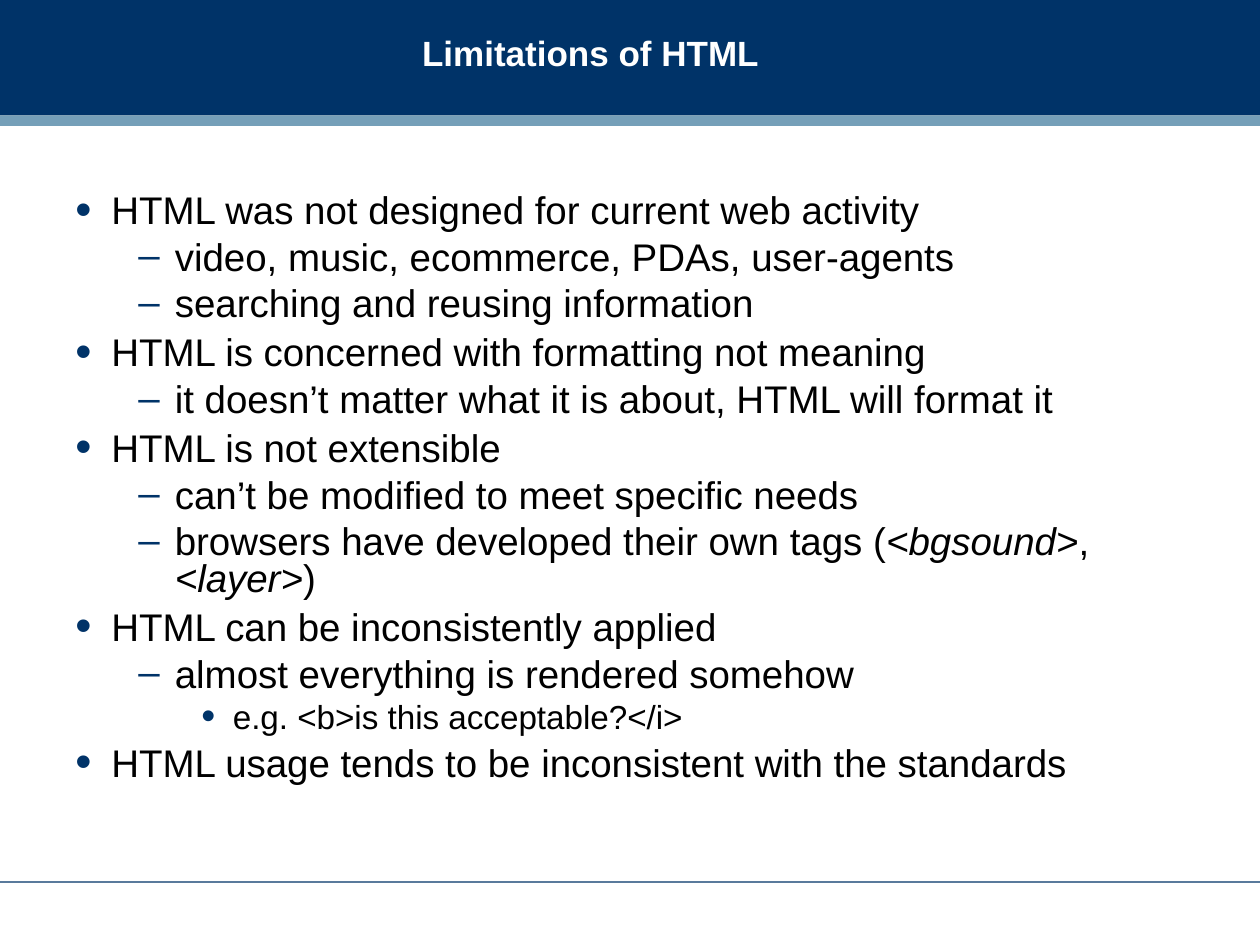
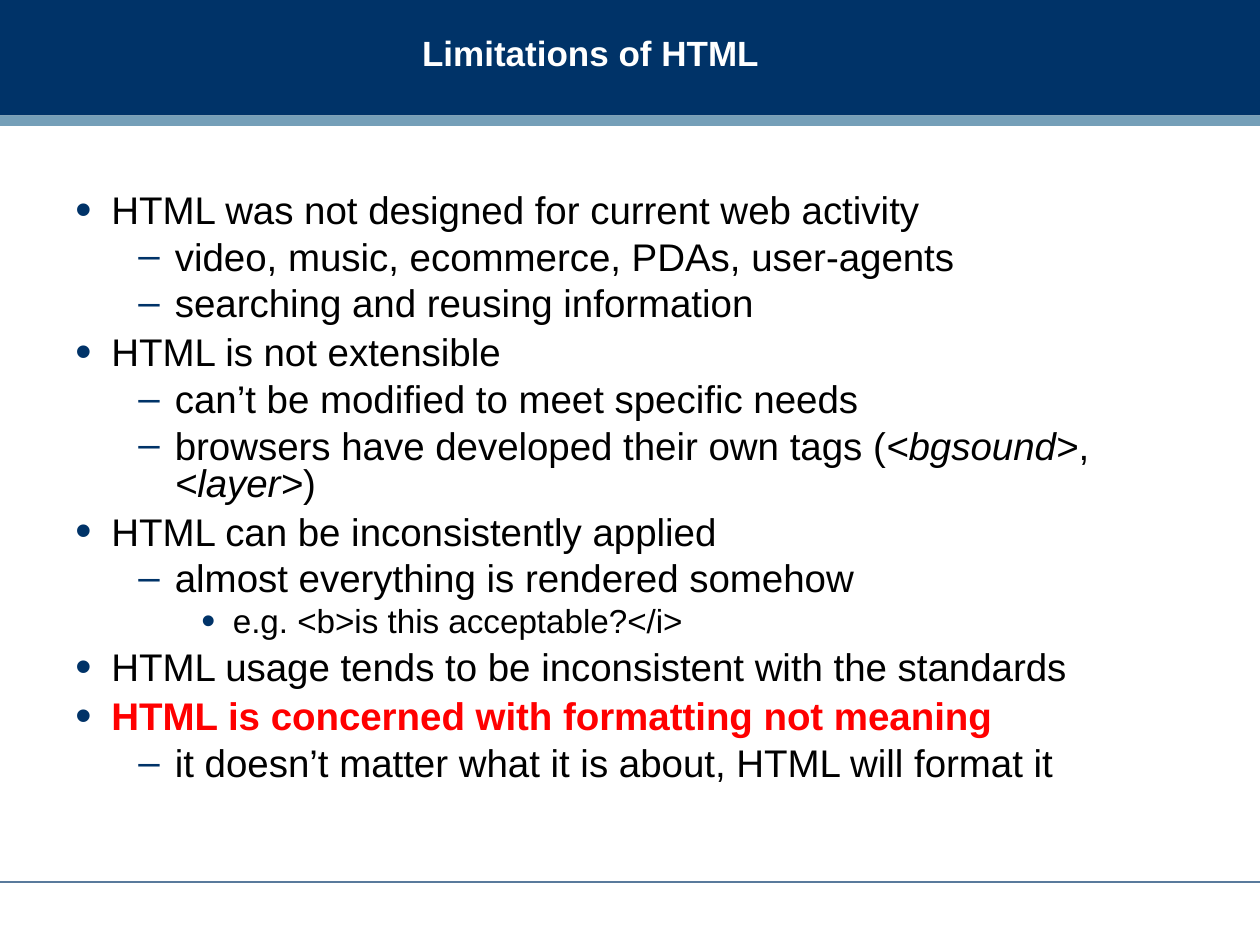
Before and after one commit to dreamind/ix, a slide deck: slide 3 of lectures/representing-data/xml.ppt. Drawn at 1260x945 pixels with LibreOffice and Linux fonts; fonts in the diff are those of the drawing; background and template pictures are left out. Boxes give left, top, right and bottom in pixels: in the first picture for what was removed or moved away, otherwise in the second. Text is boxed around its words. In the diff, an @@ line names an element or a change of style, - is before the commit and + after.

```diff
--- a/lectures/representing-data/xml.ppt
+++ b/lectures/representing-data/xml.ppt
@@ text at [111,338,1053,418]: paragraphs removed @@
-• HTML is concerned with formatting not meaning
-  – it doesn’t matter what it is about, HTML will format it
@@ text at [111,702,1053,782]: paragraphs added @@
+• HTML is concerned with formatting not meaning
+  – it doesn’t matter what it is about, HTML will format it
```
Also in this commit, not shown: 7 other slides changed, 1 slide added, 2 other files.
